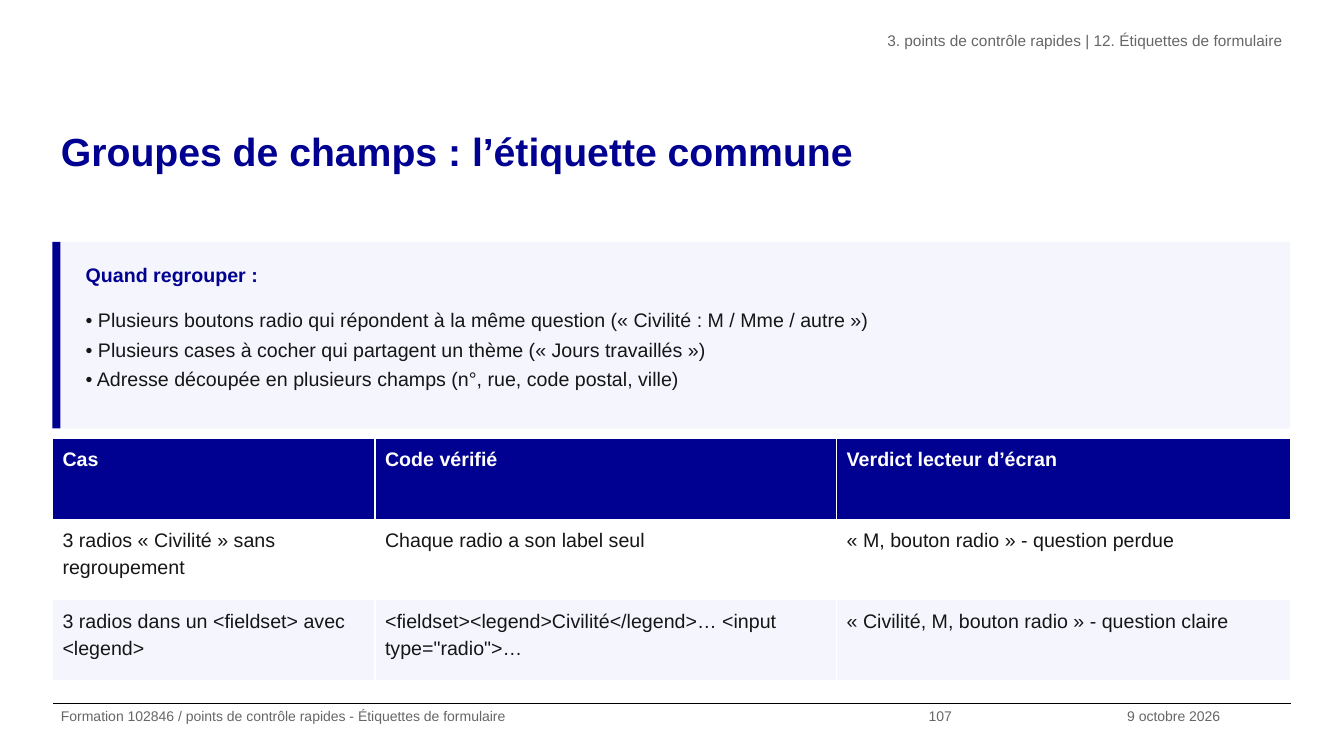
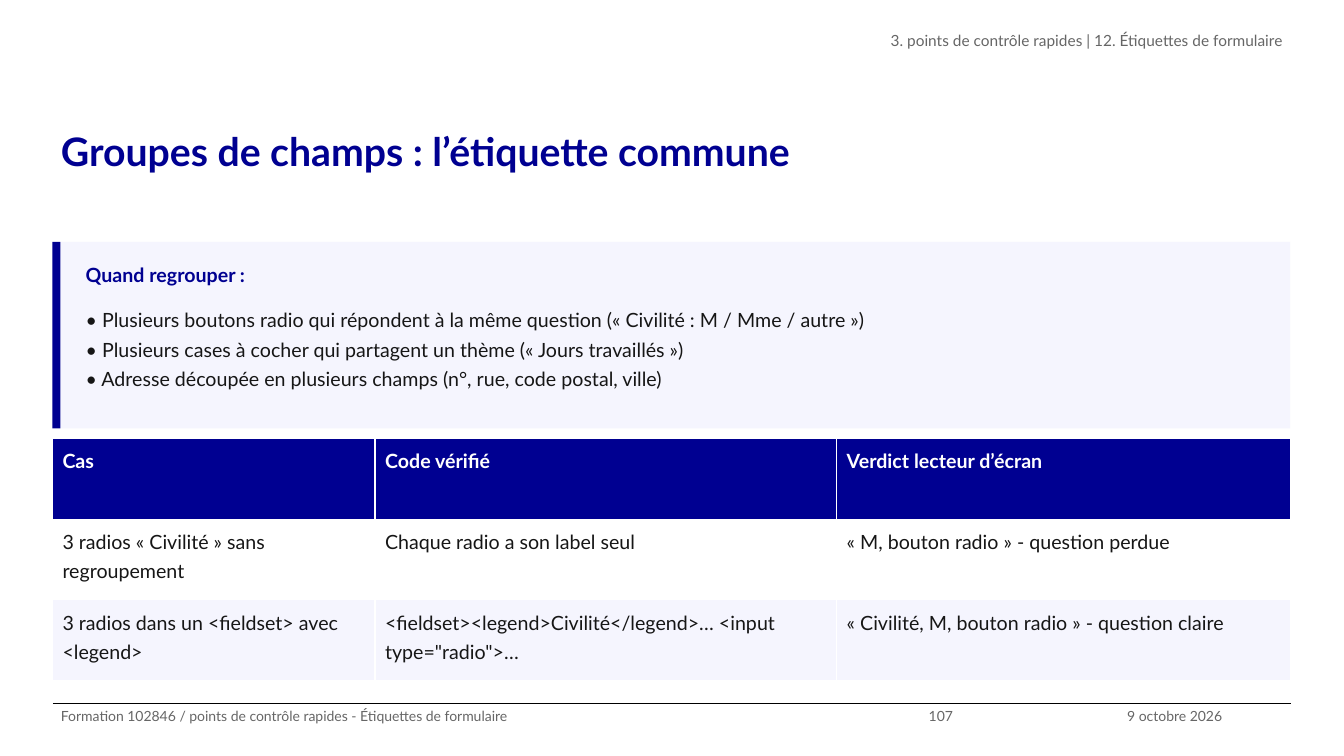
Before and after one commit to alexandra-guiderdoni/usine-fabrication-igpde-102846-ay11, a slide deck: slide 107 of livrables-IGPDE-2026-102846/Formateur/support-formation-102846-2026-IGPDE.pptx. Drawn at 1344x756 pixels with LibreOffice and Linux fonts; fonts in the diff are those of the drawing; background and template pictures are left out. Boxes give left, top, right and bottom in pixels: in the first picture for what was removed or moved away, otherwise in the second. Text is boxed around its words. In the diff, an @@ line names an element or a change of style, - is before the commit and + after.

```diff
--- a/livrables-IGPDE-2026-102846/Formateur/support-formation-102846-2026-IGPDE.pptx
+++ b/livrables-IGPDE-2026-102846/Formateur/support-formation-102846-2026-IGPDE.pptx
@@ table at (52, 439, 1291, 681) @@
@@ font Arial to Lato @@
@@ font Arial to Lato in 7 elements at (61, 136, 790, 173), (891, 32, 1282, 49), (929, 711, 953, 721), (86, 267, 235, 286), (101, 312, 846, 390), (1127, 711, 1222, 721), (61, 708, 508, 724) @@
```
Also in this commit, not shown: 132 other slides changed, 3 other files.
